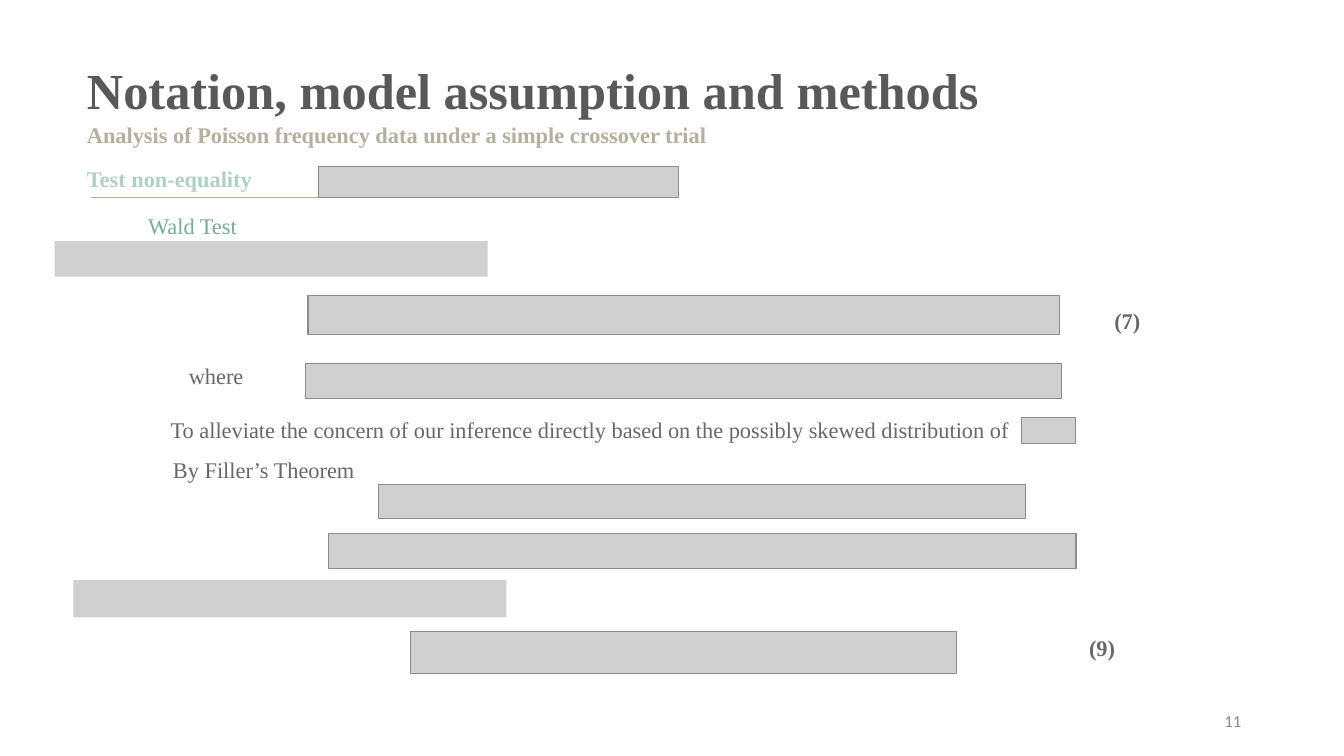
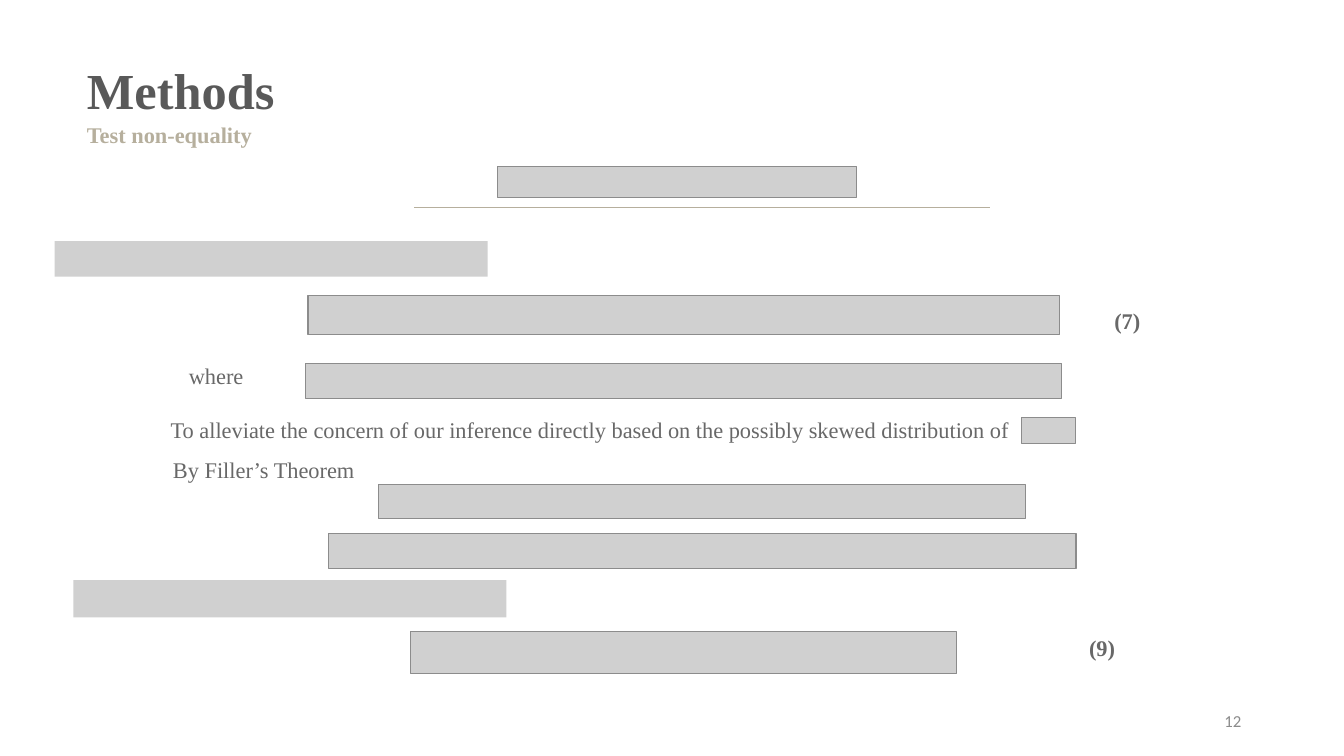
Before and after one commit to SharonLiu716/Study_CrossoverDesign, a slide deck: slide 13 of Seminar.pptx (slide 12 before the commit). Drawn at 1344x756 pixels with LibreOffice and Linux fonts; fonts in the diff are those of the drawing; grey boxes stand for pictures. Boxes give left, top, right and bottom in pixels: in the first picture for what was removed or moved away, otherwise in the second. Text is boxed around its words. In the diff, an @@ line names an element or a change of style, - is before the commit and + after.

```diff
--- a/Seminar.pptx
+++ b/Seminar.pptx
@@ text at (x1=87, y1=74, x2=274, y2=110): text changed @@
-Notation, model assumption and methods
+Methods
@@ text at (x1=87, y1=127, x2=251, y2=148): text changed @@
-Analysis of Poisson frequency data under a simple crossover trial
+Test non-equality
@@ text removed at (x1=87, y1=171, x2=251, y2=192) @@
-Test non-equality
@@ picture moved from (x1=319, y1=166, x2=679, y2=198) to (x1=497, y1=166, x2=857, y2=198) @@
@@ line moved from (91, 197) - (667, 197) to (414, 207) - (990, 207) @@
@@ text removed at (x1=148, y1=218, x2=237, y2=234) @@
-Wald Test
@@ page number at (x1=1224, y1=716, x2=1241, y2=727): text changed @@
-11
+12
```
Also in this commit, not shown: 22 other slides changed, 7 slides added, 6 slides removed, 11 other files.
